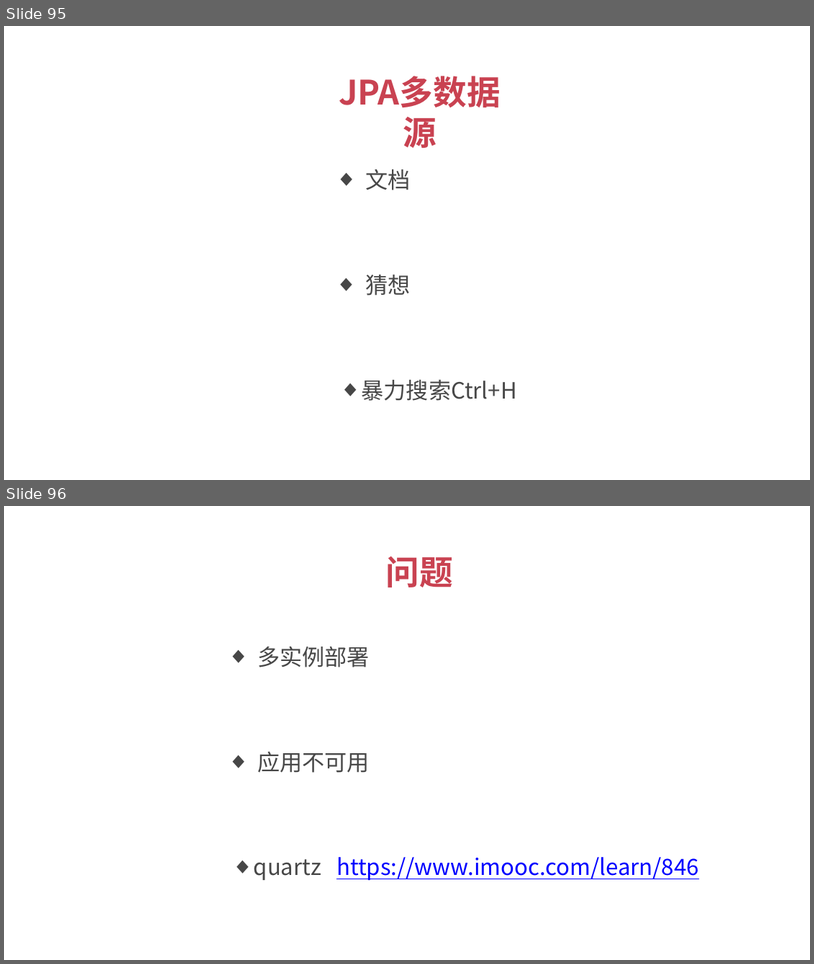
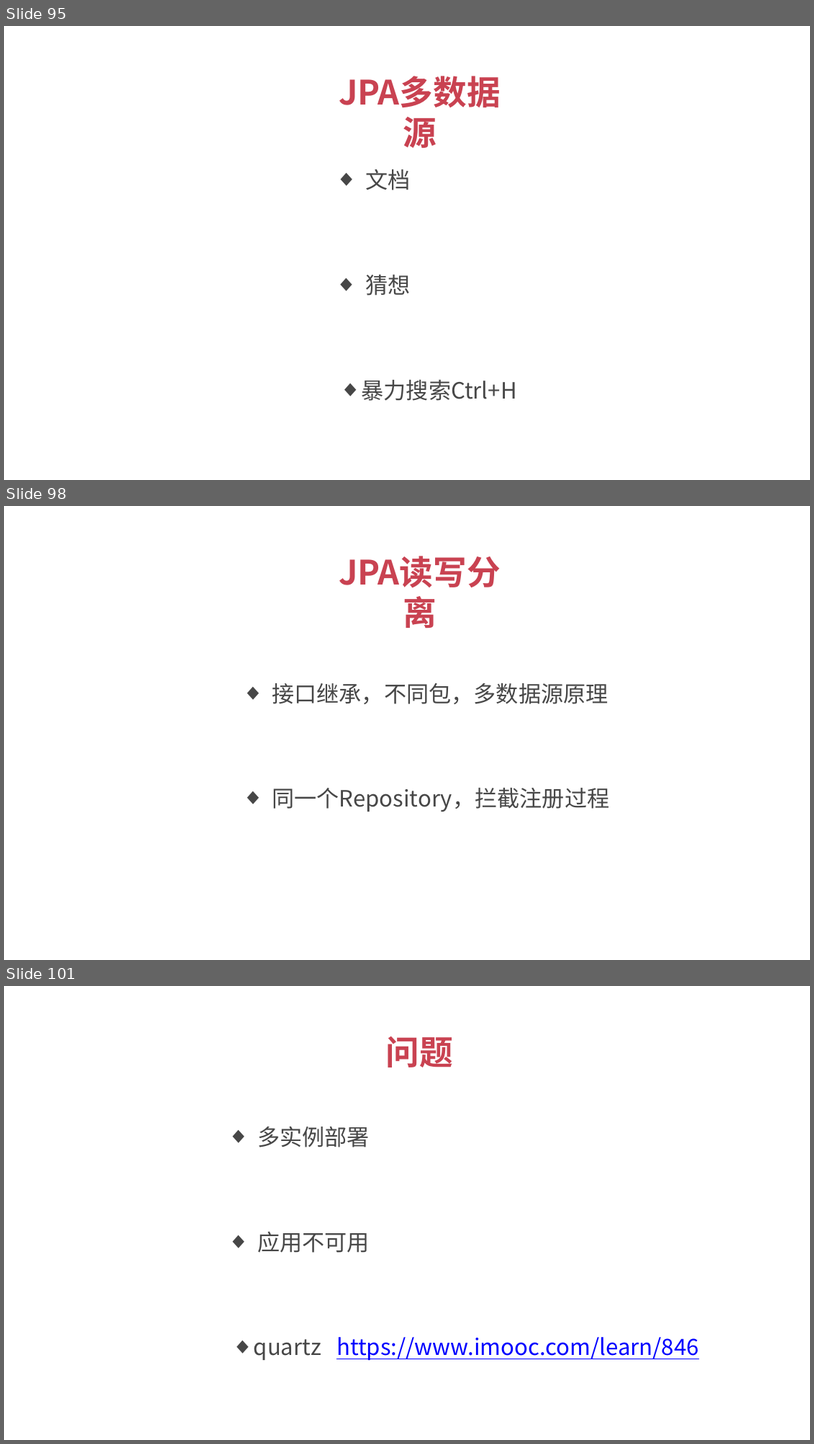
Before and after one commit to 1329555958/financial, a slide deck: 理财平台.pptx. Shown one above the other, each under a label of ours: slides 95 and 96 before the commit, slides 95, 98 and 101 after it; the slides between them are not shown. The pictures are 814x964 and 814x1444 pixels, drawn with LibreOffice and Linux fonts; fonts in the diff are those of the drawing. Boxes give left, top, right and bottom in pixels: in the first picture for what was removed or moved away, otherwise in the second. Text is boxed around its words. In the diff, an @@ line names an element or a change of style, - is before the commit and + after.

```diff
--- a/理财平台.pptx
+++ b/理财平台.pptx
@@ slide 98 added at (x1=4, y1=506, x2=810, y2=960), background #FFFFFF @@
@@ text added at (x1=314, y1=547, x2=526, y2=595), 30 pt, text #C94251, bold @@
+JPA读写分离
@@ text added at (x1=272, y1=683, x2=608, y2=704), 20 pt, text #474747 @@
+  ◆ 接口继承，不同包，多数据源原理
@@ text added at (x1=272, y1=788, x2=610, y2=811), 20 pt, text #474747 @@
+  ◆ 同一个Repository，拦截注册过程
@@ what was slide 96 is now slide 101 @@
```
Also in this commit, not shown: 4 other slides added, 5 other files.
